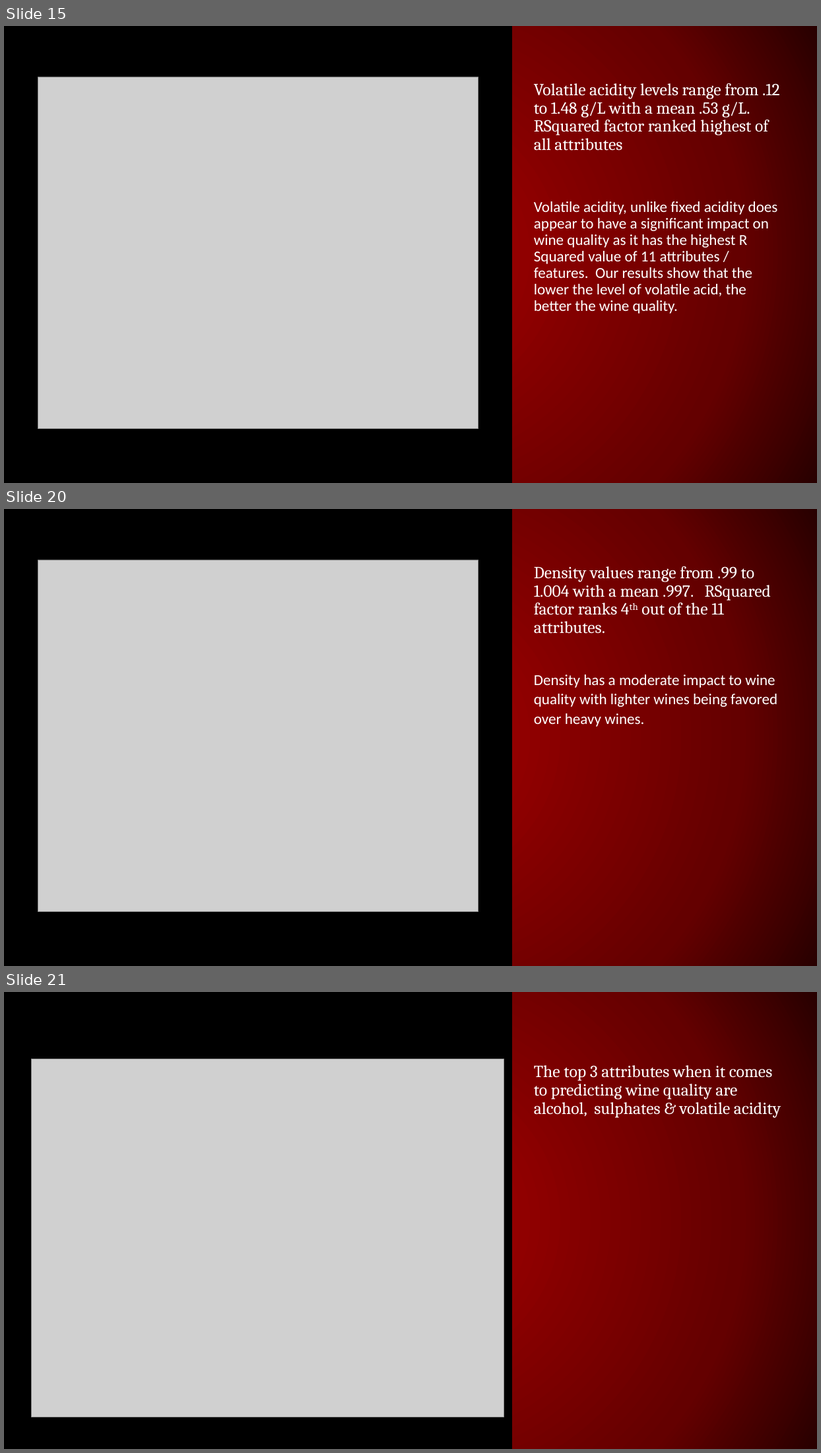
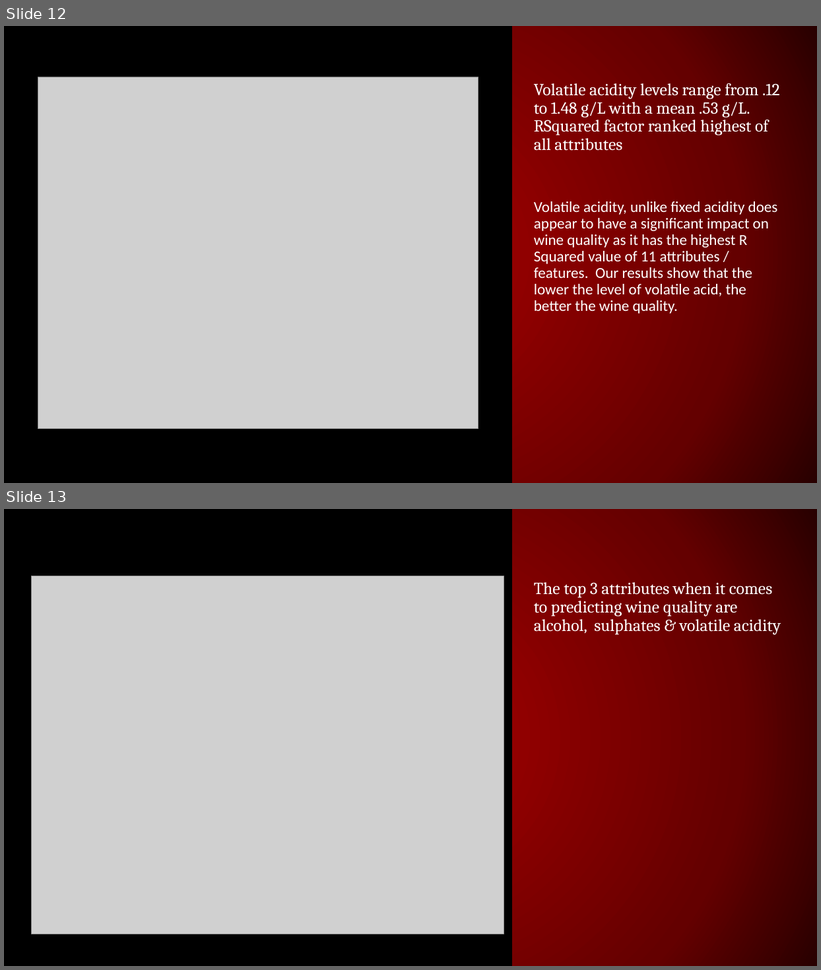
Before and after one commit to cselleck/final_project, a slide deck: Final_project_ppt_presentation.pptx. Shown one above the other, each under a label of ours: slides 15, 20 and 21 before the commit, slides 12 and 13 after it; the slides between them are not shown. The pictures are 821x1453 and 821x970 pixels, drawn with LibreOffice and Linux fonts; fonts in the diff are those of the drawing; grey boxes stand for pictures. Boxes give left, top, right and bottom in pixels: in the first picture for what was removed or moved away, otherwise in the second. Text is boxed around its words. In the diff, an @@ line names an element or a change of style, - is before the commit and + after.

```diff
--- a/Final_project_ppt_presentation.pptx
+++ b/Final_project_ppt_presentation.pptx
@@ slide 20 removed at (x1=4, y1=509, x2=817, y2=966), background gradient #960000 to #650000 to #290000; not listed: 1 template element that a slide beside it also shows @@
@@ picture removed at (x1=38, y1=560, x2=479, y2=912) @@
@@ text removed at (x1=534, y1=566, x2=778, y2=727) @@
-Density values range from .99 to 1.004 with a mean .997. RSquared factor ranks 4th out of the 11 attributes.
-Density has a moderate impact to wine quality with lighter wines being favored over heavy wines.
@@ what was slide 15 is now slide 12 @@
@@ what was slide 21 is now slide 13 @@
```
Also in this commit, not shown: 7 other slides removed, 3 other files.
